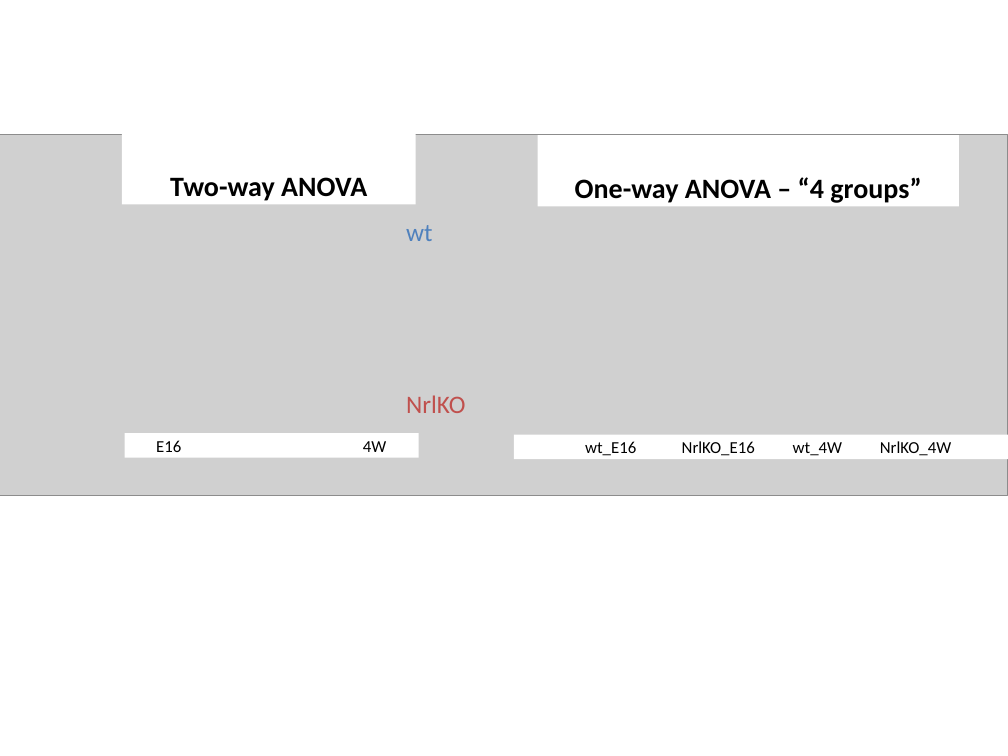
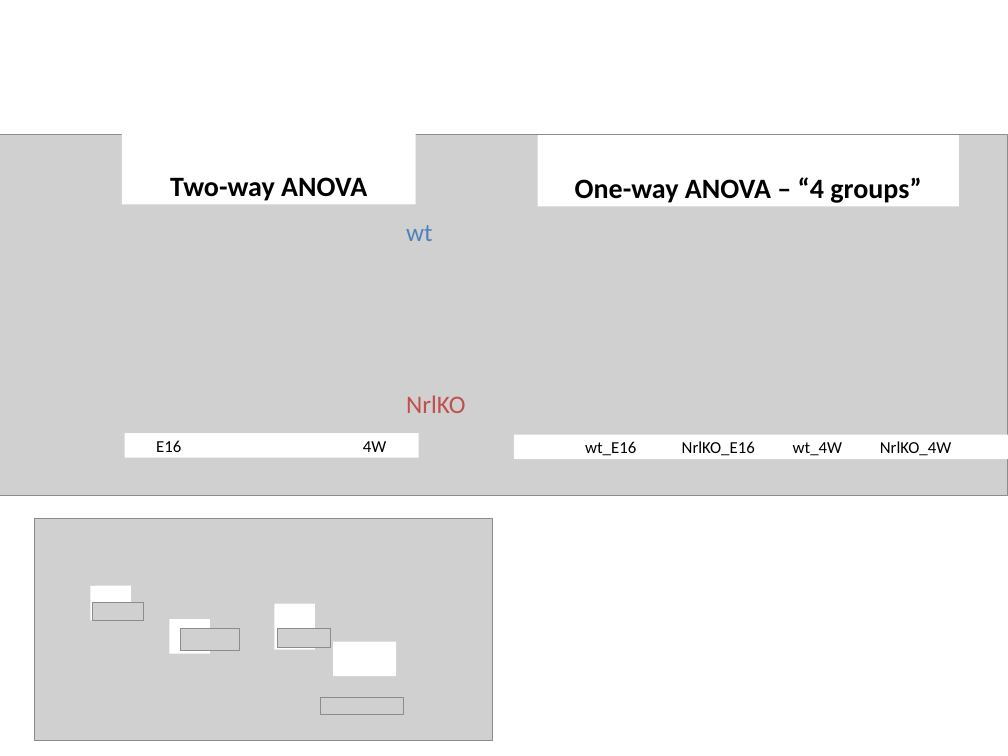
Before and after one commit to gcohenfr/STAT540_RMarkdown_Slides, a slide deck: slide 9 of pics.pptx. Drawn at 1008x756 pixels with LibreOffice and Linux fonts; fonts in the diff are those of the drawing; grey boxes stand for pictures. Boxes give left, top, right and bottom in pixels: in the first picture for what was removed or moved away, otherwise in the second. Text is boxed around its words. In the diff, an @@ line names an element or a change of style, - is before the commit and + after.

```diff
--- a/pics.pptx
+++ b/pics.pptx
@@ picture added at <box>34,518,493,741</box> @@
@@ rectangle added at <box>91,586,131,620</box>, fill #FFFFFF @@
@@ rectangle added at <box>95,586,130,620</box>, fill #FFFFFF @@
@@ picture added at <box>93,603,144,621</box> @@
@@ rectangle added at <box>169,619,210,653</box>, fill #FFFFFF @@
@@ picture added at <box>180,629,240,651</box> @@
@@ rectangle added at <box>274,604,314,650</box>, fill #FFFFFF @@
@@ picture added at <box>277,628,331,647</box> @@
@@ rectangle added at <box>334,642,396,676</box>, fill #FFFFFF @@
@@ picture added at <box>321,698,404,715</box> @@
```
Also in this commit, not shown: 23 other files.
